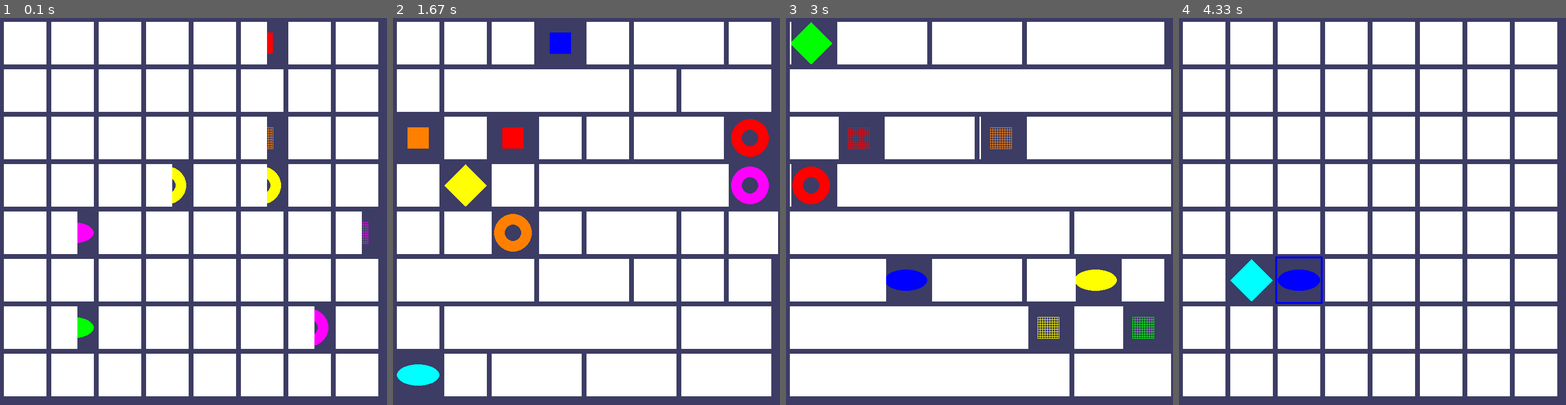
Above: before the commit, frames 1-4 (left to right).
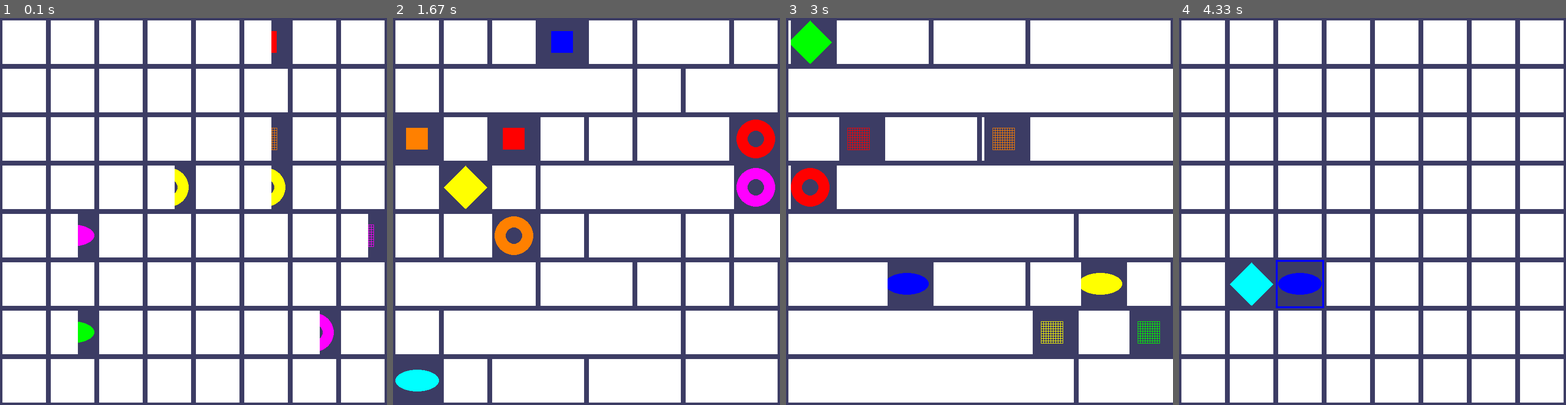
Above: after the commit, the same moments.

Repository: leonceva/PyGame
Game: pygame game, started from 3_Memory_Puzzle/memory_puzzle.py
Two runs of this game, one before a commit and one after it. Both use one fixed random seed, a clock stepped at 60 frames per second and the inputs below.
Inputs (mouse positions are in pixels of both pictures, inside the frame that each line leads up to):
- Up to frame 1 (0.1 s): no input
- Up to frame 2 (1.67 s): no input
- Up to frame 3 (3 s): no input
- Up to frame 4 (4.33 s): click (1279, 281) at 3.45 s; press the mouse at (1252, 285) at 3.77 s; move the mouse to (1275, 288) at 3.87 s; move the mouse to (1302, 292) at 3.97 s; release the mouse at (1302, 292) at 4 s

The runs differ from the first frame. In frame 1, 19% of the frame differs, in the area x 0-100%, y 0-100%; in frame 2, 16%; in frame 3, 14%; in frame 4, 19%.

Commit message:
fixed borders

Diff:
--- a/3_Memory_Puzzle/memory_puzzle.py
+++ b/3_Memory_Puzzle/memory_puzzle.py
@@ -1,3 +1,5 @@
+#!/usr/bin/env python3
+
 import random, pygame, sys
 from pygame.locals import *
 
@@ -13,13 +15,13 @@
 BOARD_HEIGHT = 8
 GAP_SIZE = 10 # Size of gap between boxes
 
-BOX_WIDTH = int((WINDOW_WDITH - (GAP_SIZE*(BOARD_WIDTH+1))) / BOARD_WIDTH) # Size of box height/width
-BOX_HEIGHT = int((WINDOW_HEIGHT - (GAP_SIZE*(BOARD_HEIGHT+1))) / BOARD_HEIGHT)
+BOX_WIDTH = int((WINDOW_WDITH - (GAP_SIZE*BOARD_WIDTH)) / BOARD_WIDTH) # Size of box height/width
+BOX_HEIGHT = int((WINDOW_HEIGHT - (GAP_SIZE*BOARD_HEIGHT)) / BOARD_HEIGHT)
 
 assert (BOARD_WIDTH*BOARD_HEIGHT) % 2 == 0, 'Board needs to have a total number of even boxes to make pairs'
 
-X_MARGIN = int((WINDOW_WDITH - (BOARD_WIDTH * (BOX_WIDTH + GAP_SIZE))) / 2)
-Y_MARGIN = int((WINDOW_HEIGHT - (BOARD_HEIGHT * (BOX_HEIGHT + GAP_SIZE))) / 2)
+X_MARGIN = int((WINDOW_WDITH - (BOARD_WIDTH * (BOX_WIDTH + GAP_SIZE))+GAP_SIZE) / 2)
+Y_MARGIN = int((WINDOW_HEIGHT - (BOARD_HEIGHT * (BOX_HEIGHT + GAP_SIZE))+GAP_SIZE) / 2)
 
 GRAY        = (100, 100, 100)
 NAVY_BLUE   = ( 60,  60, 100)
Not shown, added: 3_Memory_Puzzle/requirements.txt
